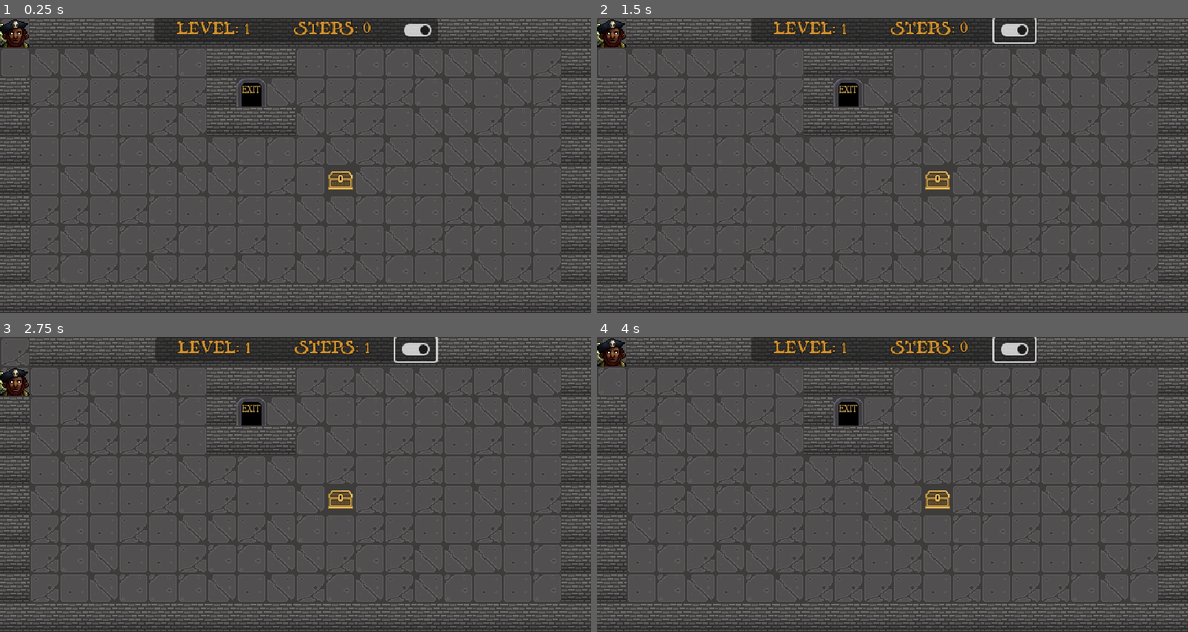
Above: before the commit, frames 1-4 (two rows, left to right).
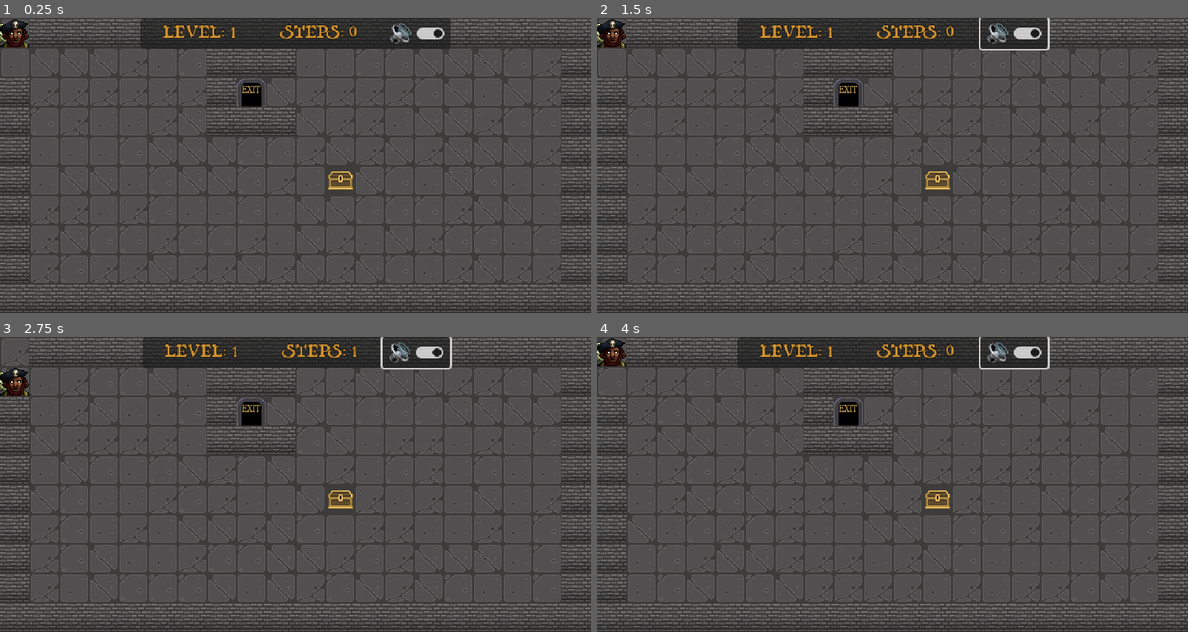
Above: after the commit, the same moments.

Repository: rdoetjes/pirateban
Game: Godot game, scene res://Game.tscn
Same seed, same stepped clock (60 frames per second), same inputs: the game is played once before the commit and once after it.
Inputs (mouse positions are in pixels of both pictures, inside the frame that each line leads up to; where the layout moved, square brackets give the same spot in the first picture):
- Up to frame 1 (0.25 s): no input
- Up to frame 2 (1.5 s): click (1016, 32) [1016, 29] at 0.5 s; tap Enter at 1.25 s; hold Right (ui_right) from 1.28 s (still down)
- Up to frame 3 (2.75 s): tap R (restart) at 2 s; release Right (ui_right) at 2.03 s; hold Down (ui_down) from 2.03 s (still down)
- Up to frame 4 (4 s): tap R (restart) at 2.75, 3.5 s; release Down (ui_down) at 2.78 s; hold Right (ui_right) 2.78-3.53 s; hold Up (ui_up) from 3.53 s (still down)

The runs differ from the first frame. In frame 1, 1.7% of the frame differs, in the area x 23-77%, y 0-10%; in frame 2, 1.8%; in frame 3, 1.8%; in frame 4, 1.8%, in the area x 23-77%, y 0-11%.

Commit message:
speaker on off

Diff:
--- a/Game.tscn
+++ b/Game.tscn
@@ -1,10 +1,11 @@
-[gd_scene load_steps=11 format=3 uid="uid://didk87oe2aaft"]
+[gd_scene load_steps=12 format=3 uid="uid://didk87oe2aaft"]
 
 [ext_resource type="Script" path="res://Game.gd" id="1_2dvqh"]
 [ext_resource type="PackedScene" uid="uid://5kxetn5qfd3d" path="res://Player.tscn" id="2_70xan"]
 [ext_resource type="Texture2D" uid="uid://o7630pw8fhds" path="res://tiles/Full.png" id="2_excr5"]
 [ext_resource type="FontFile" uid="uid://ds4svq3pxxvdv" path="res://fonts/Treasuremap-Ea1vj.ttf" id="3_smxhm"]
 [ext_resource type="AudioStream" uid="uid://m2vc1y3vgl56" path="res://songs/pirate-music-14288.mp3" id="5_mm7s5"]
+[ext_resource type="Texture2D" uid="uid://b853hw6b0tdh7" path="res://images/speaker.png" id="5_ygxju"]
 
 [sub_resource type="TileSetAtlasSource" id="TileSetAtlasSource_37i2f"]
 texture = ExtResource("2_excr5")
@@ -261,6 +262,7 @@
 layout_mode = 2
 tooltip_text = "Music On/Off"
 button_pressed = true
+icon = ExtResource("5_ygxju")
 
 [node name="AudioStreamPlayer2D" type="AudioStreamPlayer2D" parent="."]
 stream = ExtResource("5_mm7s5")
Binary file added: images/speaker.png
Not shown, added: images/speaker.png.import
